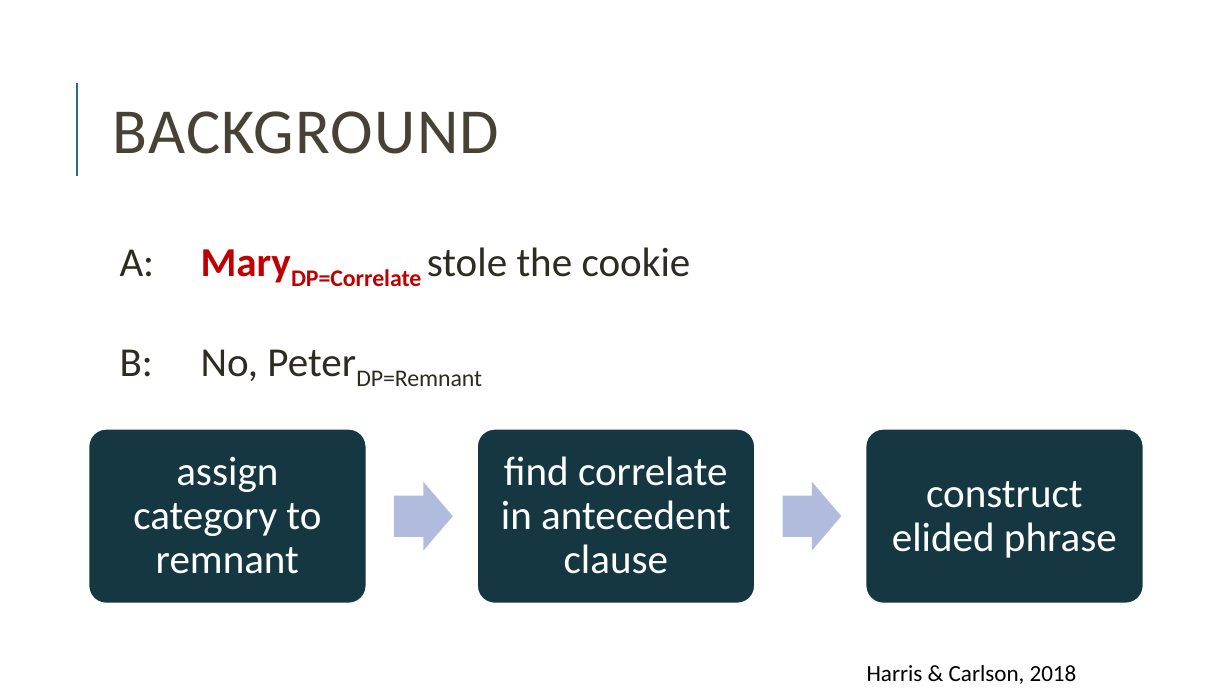
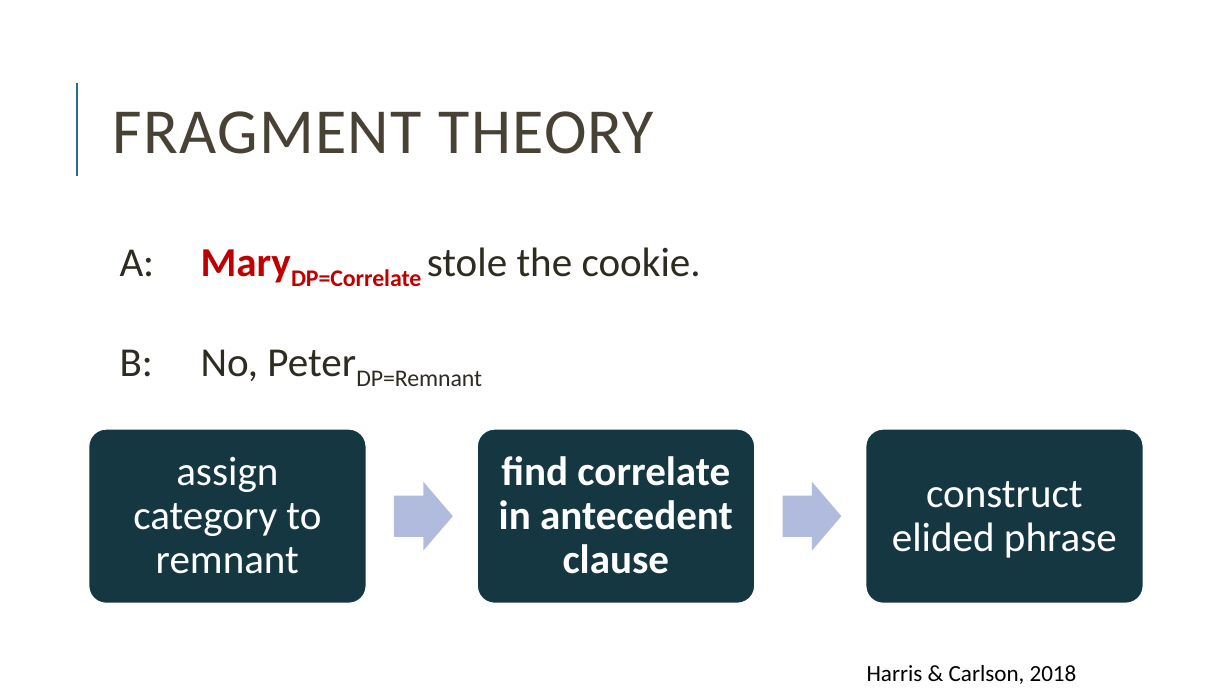
Before and after one commit to miriamschiele/MA, a slide deck: slide 11 of presentation/Miriam Schiele, MA presentation.pptx. Drawn at 1232x693 pixels with LibreOffice and Linux fonts; fonts in the diff are those of the drawing. Boxes give left, top, right and bottom in pixels: in the first picture for what was removed or moved away, otherwise in the second. Text is boxed around its words. In the diff, an @@ line names an element or a change of style, - is before the commit and + after.

```diff
--- a/presentation/Miriam Schiele, MA presentation.pptx
+++ b/presentation/Miriam Schiele, MA presentation.pptx
@@ title at [113, 111, 654, 154]: text changed @@
-BACKGROUND
+FRAGMENT THEORY
@@ text at [120, 247, 701, 286]: text changed @@
-  A: MaryDP=Correlate stole the cookie
+  A: MaryDP=Correlate stole the cookie.
@@ text "find correlate in antecedent clause" at [499, 456, 733, 574]: bold on @@
```
Also in this commit, not shown: 15 other slides changed, 32 slides added, 4 slides removed, 6 other files.
